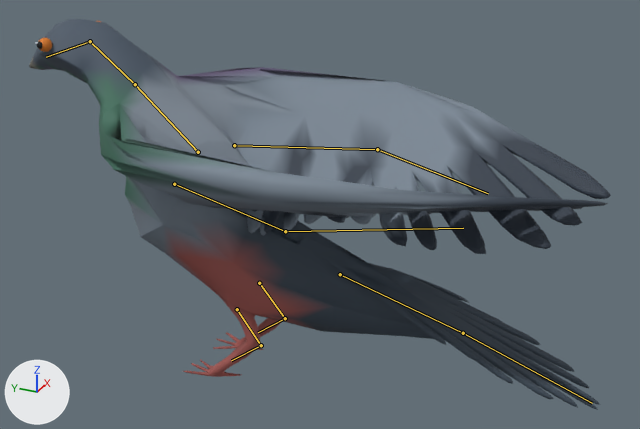
Renders of the glTF model assets/pigeon/pigeon.glb from each side of a commit.
The view is the same before and after, from a 50 mm lens placed at (-0.462, -0.279, 0.36), pointed at (0.009, -0.067, 0.124). Lighting does not change. The marker at lower left points along +X, +Y and +Z. The picture after the commit comes second. Both versions are drawn at frame 0 of the action 'Idle'; the numbers are the values there. The bones that bend it are drawn over the model as lines.

The first picture shows 'pigeon-model'.
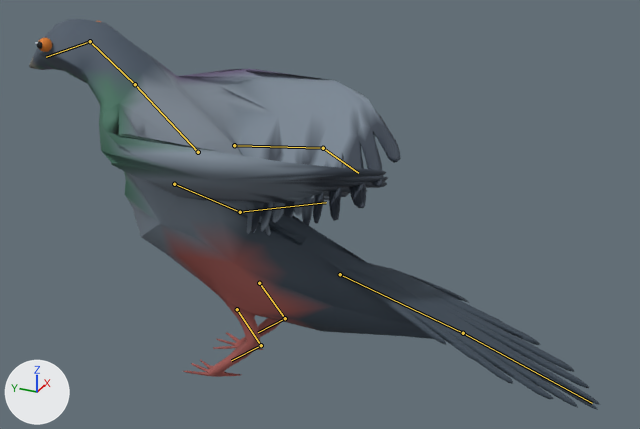
What differs and where, as boxes (x1, y1, x2, y2) in the pictures (640 x 429 px):
```json
{"object": "pigeon-model", "change": "posed", "before": [29, 19, 611, 410], "after": [29, 19, 600, 410]}
{"bone": "right-wing-1", "before": "(234, 145) to (377, 149)", "after": "(234, 145) to (323, 148)"}
{"bone": "right-wing-2", "before": "(377, 149) to (488, 193)", "after": "(323, 148) to (358, 173)"}
{"bone": "left-wing-1", "before": "(174, 184) to (285, 231)", "after": "(174, 184) to (240, 212)"}
{"bone": "left-wing-2", "before": "(285, 231) to (463, 228)", "after": "(240, 212) to (326, 202)"}
```

Scene script edits in JSON lines:
```json
{"block": "bone_right_wing_1", "where": "bone_right_wing_1 = bpy.data.objects['pigeon-armature'].pose.bones['right-wing-1']"}
{"op": "set", "path": "bone_right_wing_1.scale", "old": "(1.0, 1.0, 1.0)", "new": "(1.0, 0.62, 1.0)"}
{"block": "bone_right_wing_2", "where": "bone_right_wing_2 = bpy.data.objects['pigeon-armature'].pose.bones['right-wing-2']  # child of 'right-wing-1'"}
{"op": "set", "path": "bone_right_wing_2.scale", "old": "(1.0, 1.0, 1.0)", "new": "(1.0, 0.62, 1.0)"}
{"block": "bone_left_wing_1", "where": "bone_left_wing_1 = bpy.data.objects['pigeon-armature'].pose.bones['left-wing-1']"}
{"op": "set", "path": "bone_left_wing_1.scale", "old": "(1.0, 1.0, 1.0)", "new": "(1.0, 0.62, 1.0)"}
{"block": "bone_left_wing_2", "where": "bone_left_wing_2 = bpy.data.objects['pigeon-armature'].pose.bones['left-wing-2']  # child of 'left-wing-1'"}
{"op": "set", "path": "bone_left_wing_2.scale", "old": "(1.0, 1.0, 1.0)", "new": "(1.0, 0.62, 1.0)"}
```
